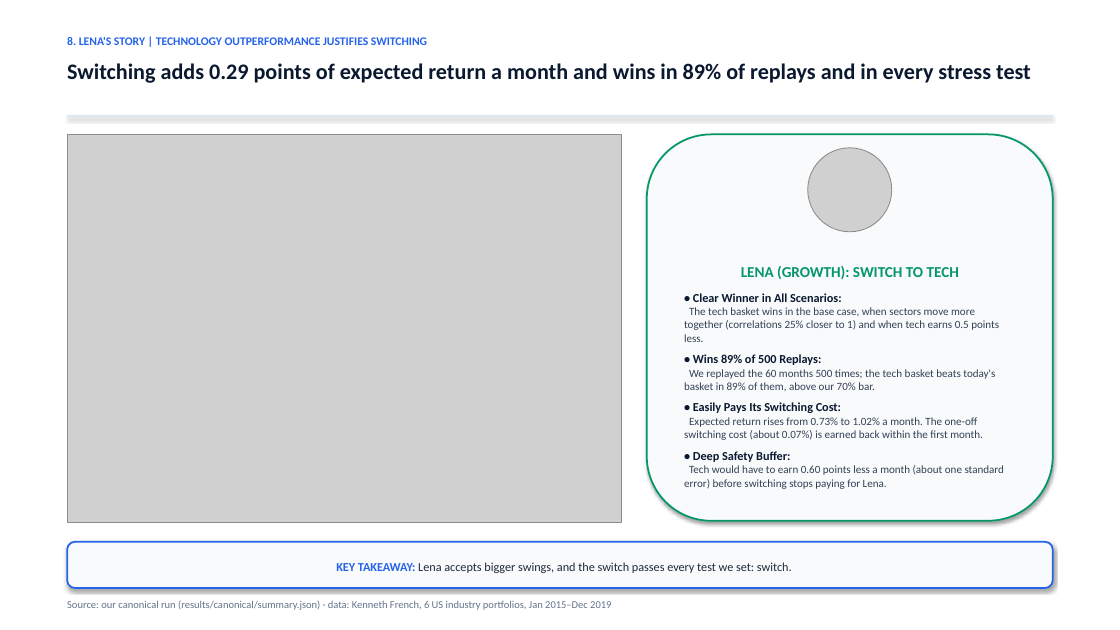
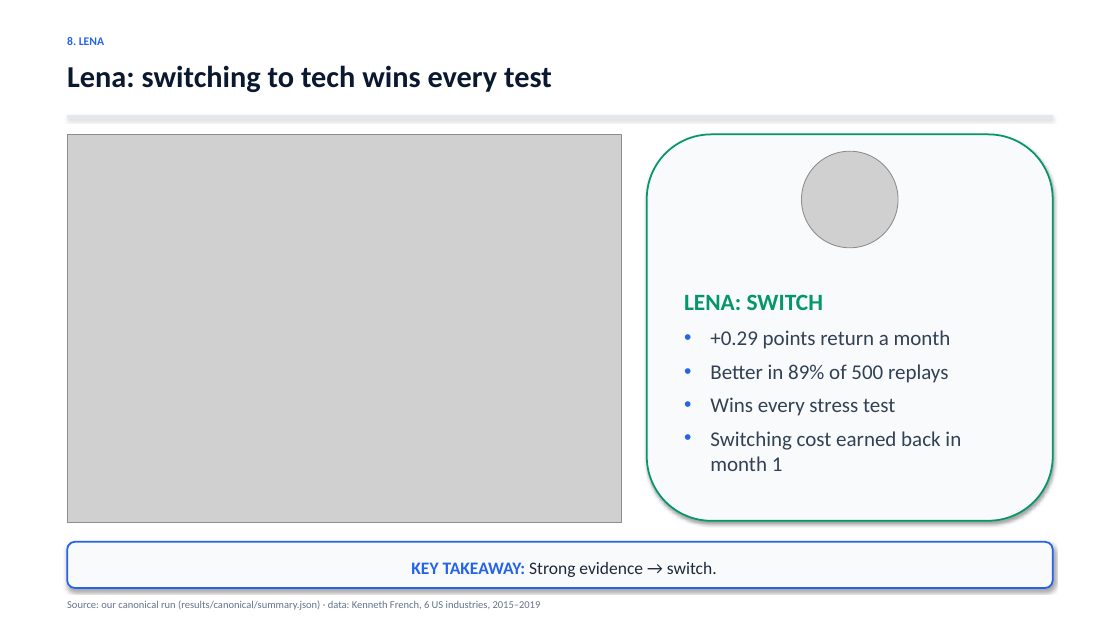
Before and after one commit to jonas221101/quantum-hackathon-finance, a slide deck: slide 18 of docs/deck/MBB_Pitch_Presentation_reviewed.pptx. Drawn at 1120x630 pixels with LibreOffice and Linux fonts; fonts in the diff are those of the drawing; grey boxes stand for pictures. Boxes give left, top, right and bottom in pixels: in the first picture for what was removed or moved away, otherwise in the second. Text is boxed around its words. In the diff, an @@ line names an element or a change of style, - is before the commit and + after.

```diff
--- a/docs/deck/MBB_Pitch_Presentation_reviewed.pptx
+++ b/docs/deck/MBB_Pitch_Presentation_reviewed.pptx
@@ text at [67,37,104,45]: text changed @@
-8. LENA'S STORY | TECHNOLOGY OUTPERFORMANCE JUSTIFIES SWITCHING
+8. LENA
@@ text at [67,65,552,92]: text changed; size 19 to 26 pt @@
-Switching adds 0.29 points of expected return a month and wins in 89% of replays and in every stress test
+Lena: switching to tech wins every test
@@ rounded rectangle "LENA: SWITCH" at [647,134,1053,521]: vertical alignment bottom to top @@
@@ picture: place and size @@
-picture at [808,148,892,232]
+picture at [802,151,898,248]
@@ text in rounded rectangle at [684,294,961,471]: text changed; size 9.5 to 18 pt @@
-LENA (GROWTH): SWITCH TO TECH
-• Clear Winner in All Scenarios:
-The tech basket wins in the base case, when sectors move more together (correlations 25% closer to 1) and when tech earns 0.5 points less.
-• Wins 89% of 500 Replays:
-We replayed the 60 months 500 times; the tech basket beats today's basket in 89% of them, above our 70% bar.
-• Easily Pays Its Switching Cost:
-Expected return rises from 0.73% to 1.02% a month. The one-off switching cost (about 0.07%) is earned back within the first month.
-• Deep Safety Buffer:
-Tech would have to earn 0.60 points less a month (about one standard error) before switching stops paying for Lena.
+LENA: SWITCH
+• +0.29 points return a month
+• Better in 89% of 500 replays
+• Wins every stress test
+• Switching cost earned back in month 1
@@ text in rounded rectangle at [411,562,717,577]: text changed; size 10.5 to 15 pt @@
-KEY TAKEAWAY: Lena accepts bigger swings, and the switch passes every test we set: switch.
+KEY TAKEAWAY: Strong evidence → switch.
@@ text at [67,600,541,610]: text changed @@
-Source: our canonical run (results/canonical/summary.json) · data: Kenneth French, 6 US industry portfolios, Jan 2015–Dec 2019
+Source: our canonical run (results/canonical/summary.json) · data: Kenneth French, 6 US industries, 2015–2019
```
Also in this commit, not shown: 13 other slides changed, 1 other file.
